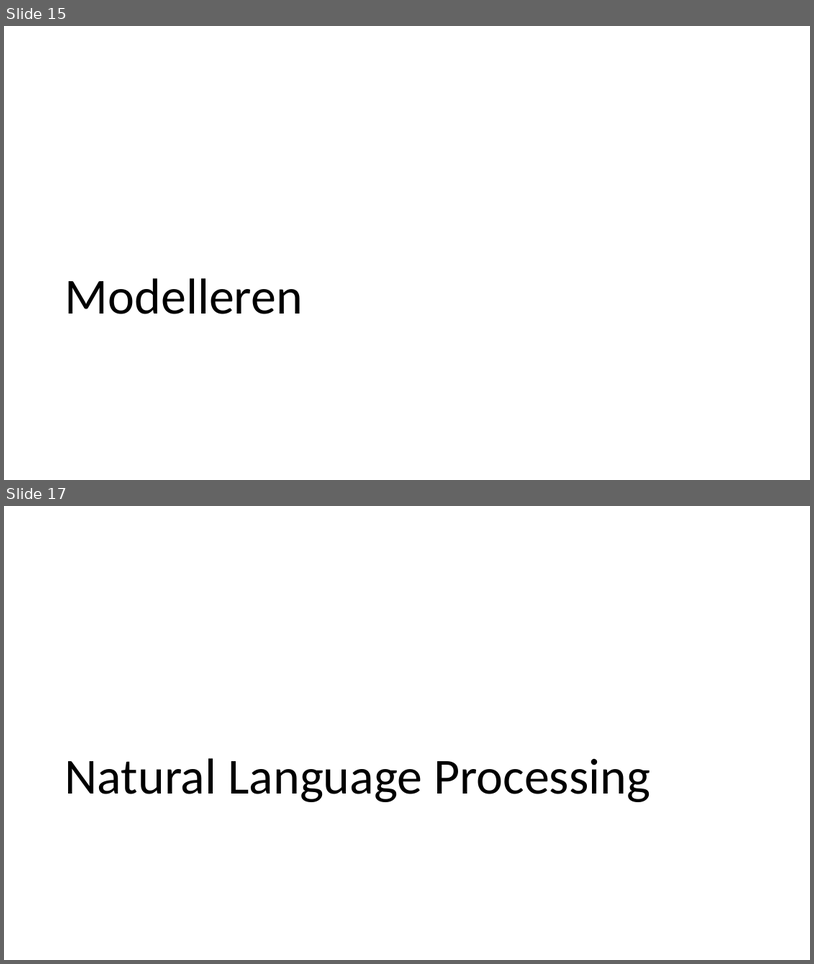
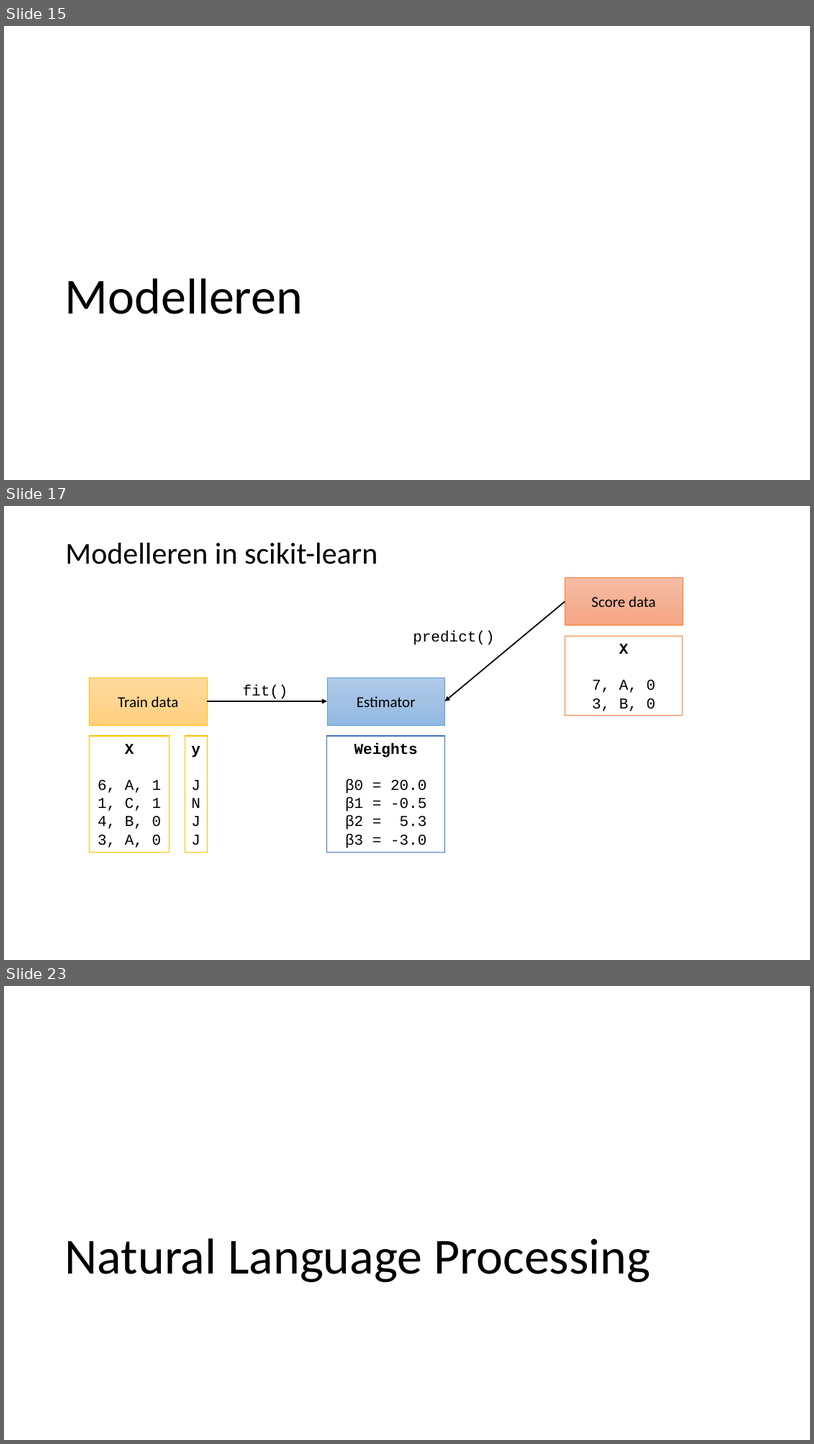
Before and after one commit to LFKoning/knowledge-sharing, a slide deck: python_trainees/4_scikit_learn/python_traineeship_4.pptx. Shown one above the other, each under a label of ours: slides 15 and 17 before the commit, slides 15, 17 and 23 after it; the slides between them are not shown. The pictures are 814x964 and 814x1444 pixels, drawn with LibreOffice and Linux fonts; fonts in the diff are those of the drawing. Boxes give left, top, right and bottom in pixels: in the first picture for what was removed or moved away, otherwise in the second. Text is boxed around its words. In the diff, an @@ line names an element or a change of style, - is before the commit and + after.

Commit message:
Update Python trainees part 4

```diff
--- a/python_trainees/4_scikit_learn/python_traineeship_4.pptx
+++ b/python_trainees/4_scikit_learn/python_traineeship_4.pptx
@@ slide 17 added at <box>4,506,810,960</box>, background #FFFFFF @@
@@ title added at <box>65,543,378,564</box>, 36 pt, text #000000 @@
+Modelleren in scikit-learn
@@ rectangle added at <box>566,578,684,626</box>, fill gradient #F7BDA5 to #F5B196 to #F8A582, outline #ED7D31 0.5 pt, 18 pt, text #000000 @@
+Score data
@@ arrow added from (566, 602) to (445, 701), #000000 1.5 pt @@
@@ text added at <box>413,631,494,645</box>, 18 pt, text #000000 @@
+predict()
@@ rectangle added at <box>566,636,684,716</box>, fill #FFFFFF, outline #ED7D31 1 pt, 18 pt, text #000000 @@
+X
+7, A, 0
+3, B, 0
@@ rectangle added at <box>89,677,207,725</box>, fill gradient #FFDB9E to #FFD590 to #FFD07C, outline #FFC000 0.5 pt, 18 pt, text #000000 @@
+Train data
@@ rectangle added at <box>327,677,445,725</box>, fill gradient #B1CBE9 to #A3C1E5 to #93B9E4, outline #5B9BD5 0.5 pt, 18 pt, text #000000 @@
+Estimator
@@ text added at <box>243,685,288,699</box>, 18 pt, text #000000 @@
+fit()
@@ arrow added from (207, 701) to (327, 701), #000000 1.5 pt @@
@@ rectangle added at <box>89,736,169,852</box>, fill #FFFFFF, outline #FFC000 1 pt, 18 pt, text #000000 @@
+X
+6, A, 1
+1, C, 1
+4, B, 0
+3, A, 0
@@ rectangle added at <box>185,736,207,852</box>, fill #FFFFFF, outline #FFC000 1 pt, 18 pt, text #000000 @@
+y
+J
+N
+J
+J
@@ rectangle added at <box>327,736,445,852</box>, fill #FFFFFF, outline #4472C4 1 pt, 18 pt, text #000000 @@
+Weights
+β0 = 20.0
+β1 = -0.5
+β2 = 5.3
+β3 = -3.0
@@ what was slide 17 is now slide 23 @@
```
Also in this commit, not shown: 1 slide changed, 5 other slides added, 2 other files.
